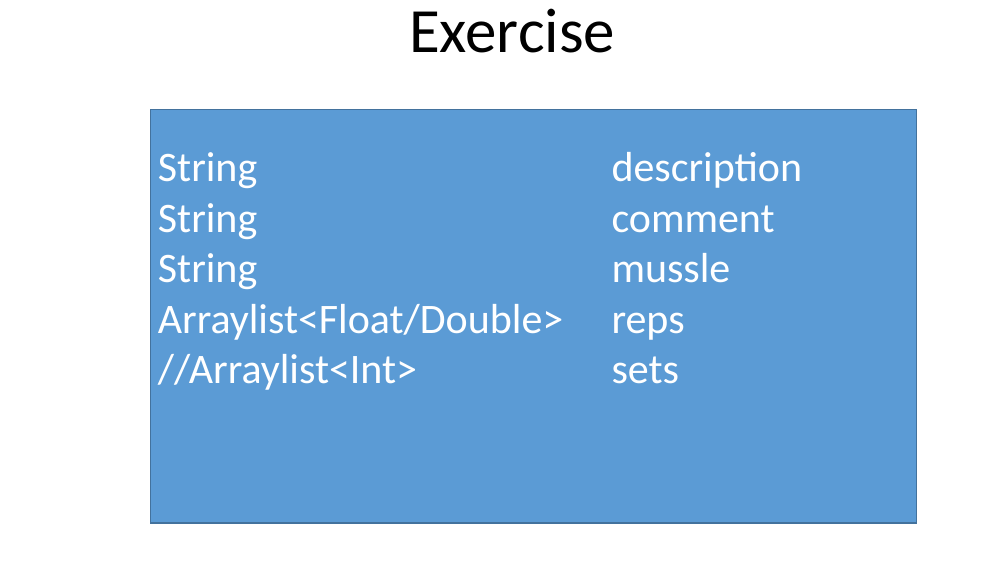
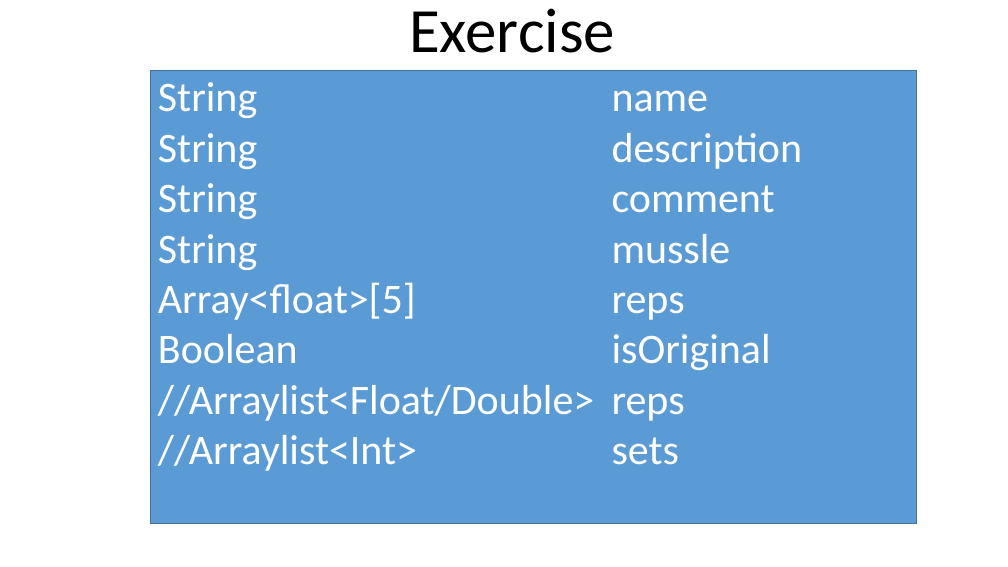
Before and after one commit to TamirMishali/TrainingManager, a slide deck: slide 3 of ClassArrangments.pptx. Drawn at 1008x567 pixels with LibreOffice and Linux fonts; fonts in the diff are those of the drawing. Boxes give left, top, right and bottom in pixels: in the first picture for what was removed or moved away, otherwise in the second. Text is boxed around its words. In the diff, an @@ line names an element or a change of style, - is before the commit and + after.

Commit message:
Stable Edit Routine  - can add new routine name and date to database

```diff
--- a/ClassArrangments.pptx
+++ b/ClassArrangments.pptx
@@ rectangle "String name": place and size @@
-rectangle "String name" at (150, 110, 917, 523)
+rectangle "String name" at (150, 70, 917, 523)
@@ text in rectangle at (158, 82, 708, 118): paragraph added @@
+String name
@@ text in rectangle at (158, 282, 771, 421): text changed @@
-Arraylist<Float/Double> reps
+Array<float>[5] reps
+Boolean isOriginal
+//Arraylist<Float/Double> reps
```
Also in this commit, not shown: 5 other slides changed, 3 slides added, 27 other files.
